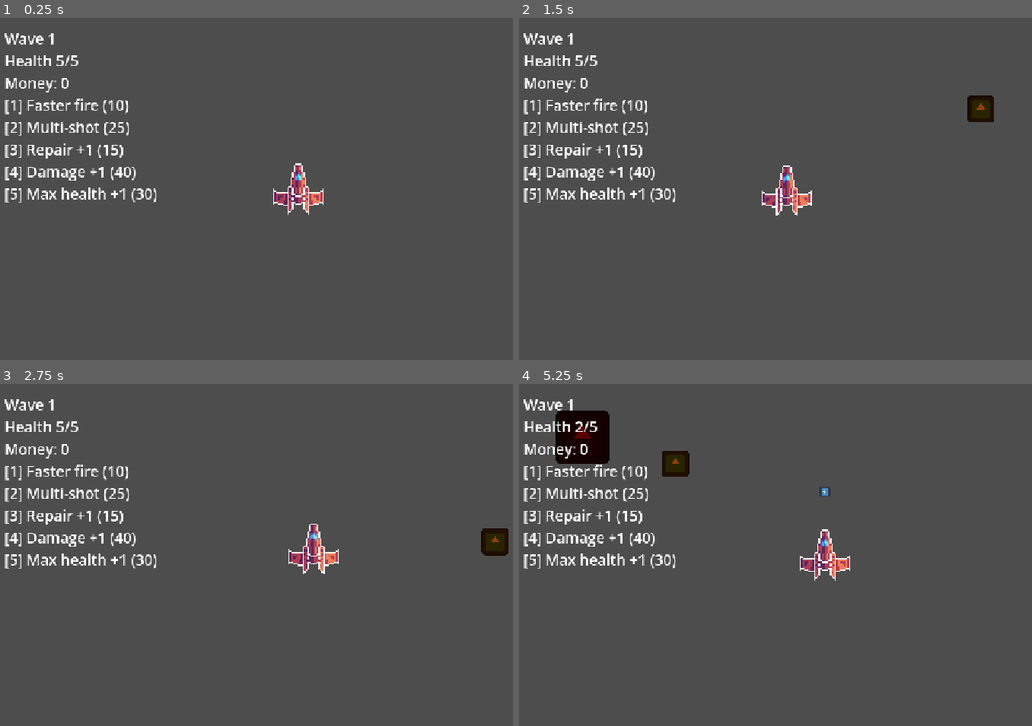
Above: before the commit, frames 1-4 (two rows, left to right).
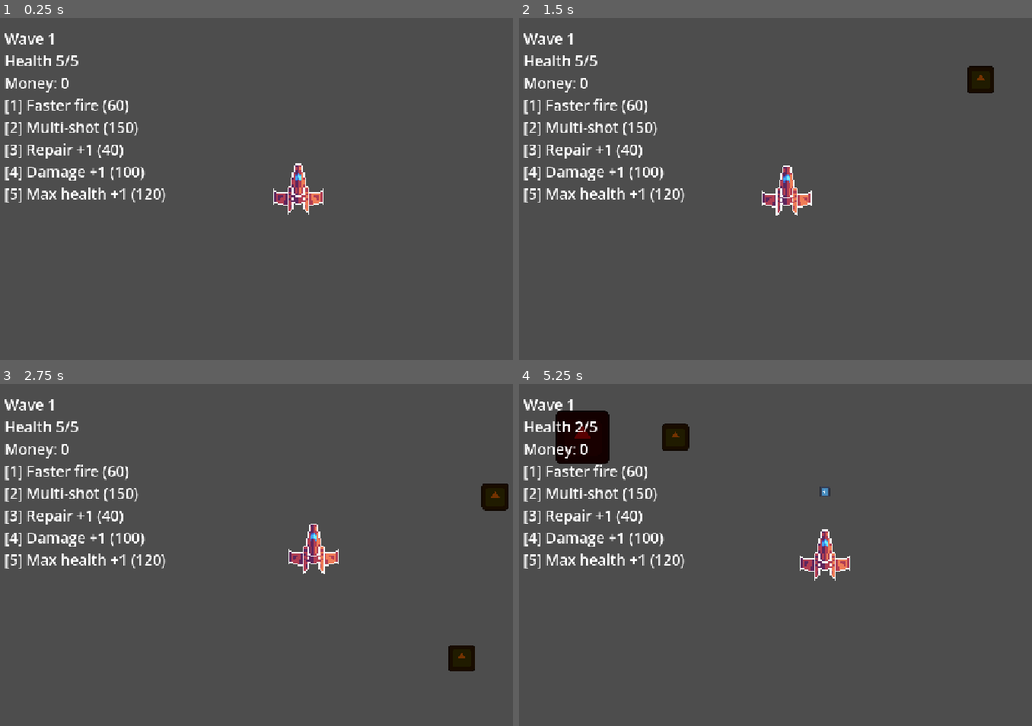
Above: after the commit, the same moments.

Repository: xbox1sxd-sketch/Hackatime-Project
Game: Godot game, scene res://Scenes/main.tscn
Two runs of this game, one before a commit and one after it. Both use one fixed random seed, a clock stepped at 60 frames per second and the inputs below. The engine's default icon, where the game draws it, is replaced by a stand-in: a white triangle on a blue panel in a dark square.
Inputs (mouse positions are in pixels of both pictures, inside the frame that each line leads up to):
- Up to frame 1 (0.25 s): no input
- Up to frame 2 (1.5 s): tap Enter at 0.5 s; move the mouse to (852, 189) at 0.52 s; hold Up from 0.53 s (still down); tap R at 0.6 s; click (852, 189) at 0.67 s; move the mouse to (785, 189) at 1.27 s; tap 1 at 1.35 s
- Up to frame 3 (2.75 s): keep holding Up; move the mouse to (312, 548) at 2.02 s; tap 2 at 2.1 s
- Up to frame 4 (5.25 s): keep holding Up; move the mouse to (811, 561) at 2.77 s; tap one key every 0.75 s from 2.85 s: 3 4 5 Alt; click (811, 561) at 2.92 s; move the mouse to (862, 558) at 3.52 s; move the mouse to (770, 551) at 4.27 s; move the mouse to (826, 555) at 5.02 s; click (826, 555) at 5.17 s

The runs differ from the first frame. In frame 1, 0.4% of the frame differs, in the area x 19-33%, y 24-54%; in frame 2, 1.2%; in frame 3, 1.6%, in the area x 19-100%, y 24-84%; in frame 4, 1.2%.

Commit message:
Asteroids now burst on death and health changes

Diff:
--- a/Scripts/asteriod.gd
+++ b/Scripts/asteriod.gd
@@ -43,4 +43,22 @@
 	if killed_by_player:
 		get_parent().add_money(value)
 		get_parent().play_sound(get_parent().boom_sound)
+	make_explosion()
 	queue_free()
+
+func make_explosion():
+	var boom = CPUParticles2D.new()
+	boom.position = position
+	boom.one_shot = true
+	boom.explosiveness = 1.0
+	boom.amount = int(15 * size)
+	boom.lifetime = 0.5
+	boom.spread = 180
+	boom.gravity = Vector2.ZERO
+	boom.initial_velocity_min = 80
+	boom.initial_velocity_max = 200
+	boom.scale_amount_min = 3
+	boom.scale_amount_max = 6
+	boom.color = tint
+	boom.finished.connect(boom.queue_free)
+	get_parent().add_child(boom)
--- a/Scripts/main.gd
+++ b/Scripts/main.gd
@@ -5,21 +5,21 @@
 var hurt_sound = preload("res://Assets/hurt.wav")
 var asteroid_scene = preload("res://Scenes/asteriod.tscn")
 var money = 0
-var fire_rate_cost = 10
+var fire_rate_cost = 60
 var health = 20
 var game_over = false
 var spawn_timer
 var wave = 0
 var to_spawn = 0
 var wave_active = false
-var multishot_cost = 25
-var repair_cost = 15
+var multishot_cost = 150
+var repair_cost = 40
 var max_health = 5
 @onready var money_label = $CanvasLayer/MoneyLabel
 @onready var player = $Player
-var damage_cost = 40
+var damage_cost = 100
 var best_wave = 0
-var max_health_cost = 30
+var max_health_cost = 120
 const save_path = "user://save.json"
 
 
@@ -53,21 +53,21 @@
 	if roll < big_chance:
 		asteroid.tint = Color(0.6, 0.0, 0.13, 1.0)
 		asteroid.size = 2.0
-		asteroid.health = 8 + wave * 1.1
+		asteroid.health = 5 + wave * 0.7
 		asteroid.damage = 3
 		asteroid.speed = 100 + wave * 11
 	elif roll < big_chance + medium_chance:
 			asteroid.tint = Color(0.7, 0.5, 0.0, 1.0)
 			asteroid.size = 1.4
-			asteroid.health = 5 + wave *1.2
+			asteroid.health = 3 + wave * 0.6
 			asteroid.damage = 2
 			asteroid.speed = 175 + wave * 12
 	else:
-		asteroid.tint = Color(1.0, 1.0, 0.0, 1.0)
+		asteroid.tint = Color(0.773, 0.763, 0.003, 1.0)
 		asteroid.size = 1.0
-		asteroid.health = 2 + wave * 1.3
+		asteroid.health = 1 + wave * 0.5
 		asteroid.damage = 1
-		asteroid.speed = 400 + wave * 22
+		asteroid.speed = 300 + wave * 22
 	asteroid.value = int(2 * asteroid.size * asteroid.size)
 	asteroid.position = Vector2(randf_range(60, screen.x - 60), -60)
 	add_child(asteroid)
--- a/Scripts/player.gd
+++ b/Scripts/player.gd
@@ -6,7 +6,7 @@
 var can_shoot = true
 var bullet_count = 1
 var spread = 0.15
-var bullet_damage = 1
+var bullet_damage = 2
 
 func _ready():
 	add_to_group("player")
